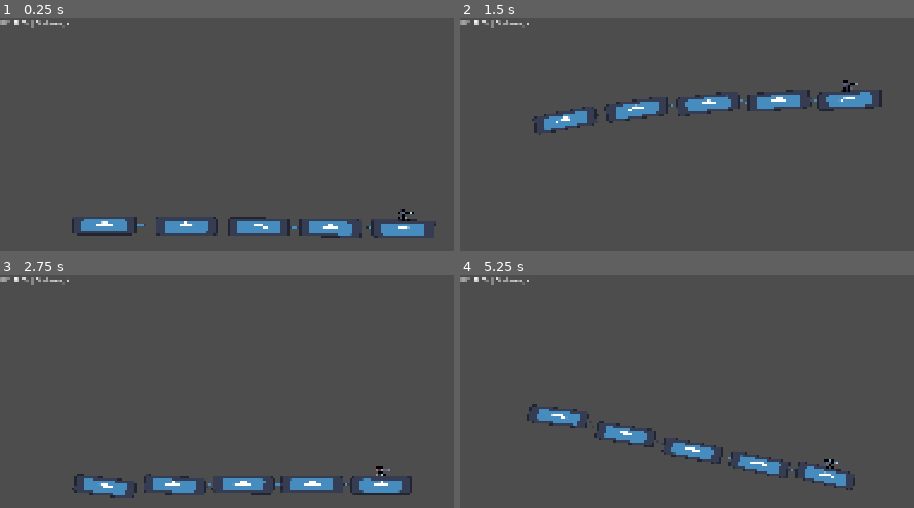
Above: before the commit, frames 1-4 (two rows, left to right).
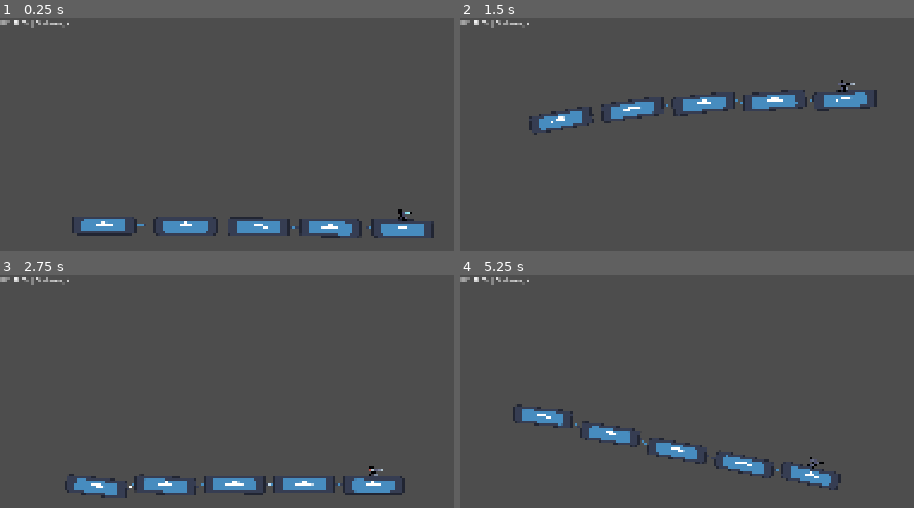
Above: after the commit, the same moments.

Repository: g3evorz/Gameseed-2026
Game: Godot game, scene res://Scenes/main.tscn
Same seed, same stepped clock (60 frames per second), same inputs: the game is played once before the commit and once after it. The engine's default icon, where the game draws it, is replaced by a stand-in: a white triangle on a blue panel in a dark square.
Inputs (mouse positions are in pixels of both pictures, inside the frame that each line leads up to):
- Up to frame 1 (0.25 s): no input
- Up to frame 2 (1.5 s): move the mouse to (outside the picture) at 0.52 s; hold Up (ui_up) 0.53-1.25 s; hold E (shoot) 0.53-1.25 s; click (outside the picture) at 0.67 s; drag from (outside the picture) to (854, 90) at 1.27 s
- Up to frame 3 (2.75 s): move the mouse to (outside the picture) at 2.02 s; hold Down (ui_down) from 2.03 s (still down); hold E (shoot) from 2.03 s (still down)
- Up to frame 4 (5.25 s): release Down (ui_down) at 2.75 s; release E (shoot) at 2.75 s; drag from (outside the picture) to (618, 433) at 2.77 s; move the mouse to (outside the picture) at 3.52 s; hold Up (ui_up) 3.53-4.25 s; hold E (shoot) 3.53-4.25 s; drag from (618, 433) to (836, 347) at 4.27 s; move the mouse to (900, 501) at 5.02 s; hold Up (ui_up) from 5.03 s (still down); hold E (shoot) from 5.03 s (still down); click (900, 501) at 5.17 s

The runs differ from the first frame. In frame 1, 0.3% of the frame differs, in the area x 15-97%, y 81-95%; in frame 2, 2.2%; in frame 3, 2.3%; in frame 4, 3.6%, in the area x 11-88%, y 55-93%.

Commit message:
small variable tweak
chagens camera offsite from 700 to 1000

Diff:
--- a/Scenes/main.tscn
+++ b/Scenes/main.tscn
@@ -17,7 +17,7 @@
 position = Vector2(3, 0)
 
 [node name="LevelsSpawner" parent="." unique_id=429419869 node_paths=PackedStringArray("player") instance=ExtResource("4_jjvhh")]
-position = Vector2(1013, -1)
+position = Vector2(2292, -6)
 player = NodePath("../Kereta")
 
 [node name="CanvasLayer" type="CanvasLayer" parent="." unique_id=2120541488]
--- a/Script/camera.gd
+++ b/Script/camera.gd
@@ -2,7 +2,7 @@
 
 @export_group("Dynamic Offset")
 @export var default_offset_x: float = 0.0
-@export var max_lag_offset_x: float = 700.0
+@export var max_lag_offset_x: float = 1000.0
 
 @export_group("Dynamic Zoom")
 @export var default_zoom: Vector2 = Vector2(0.6, 0.6)
